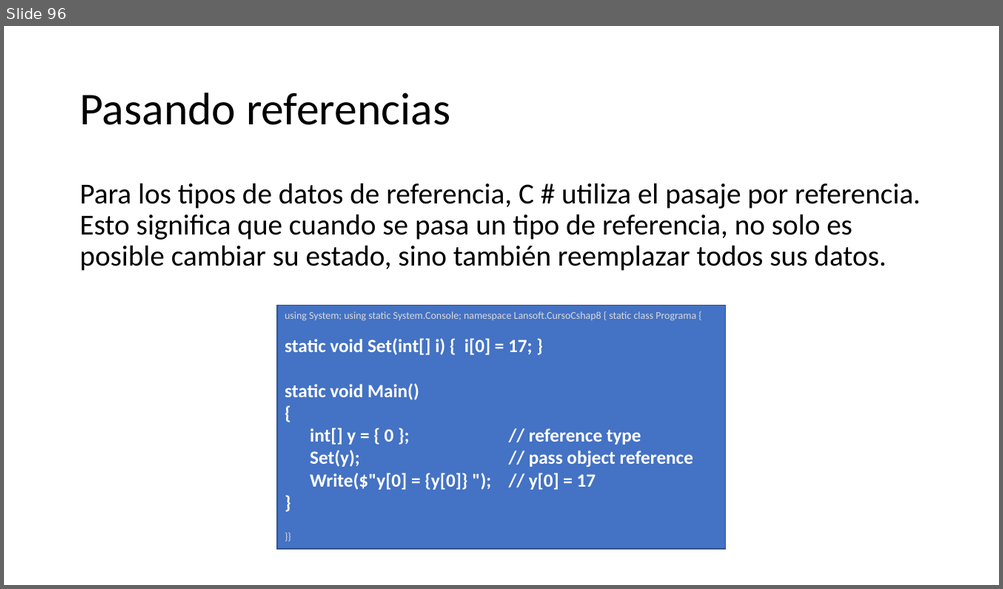
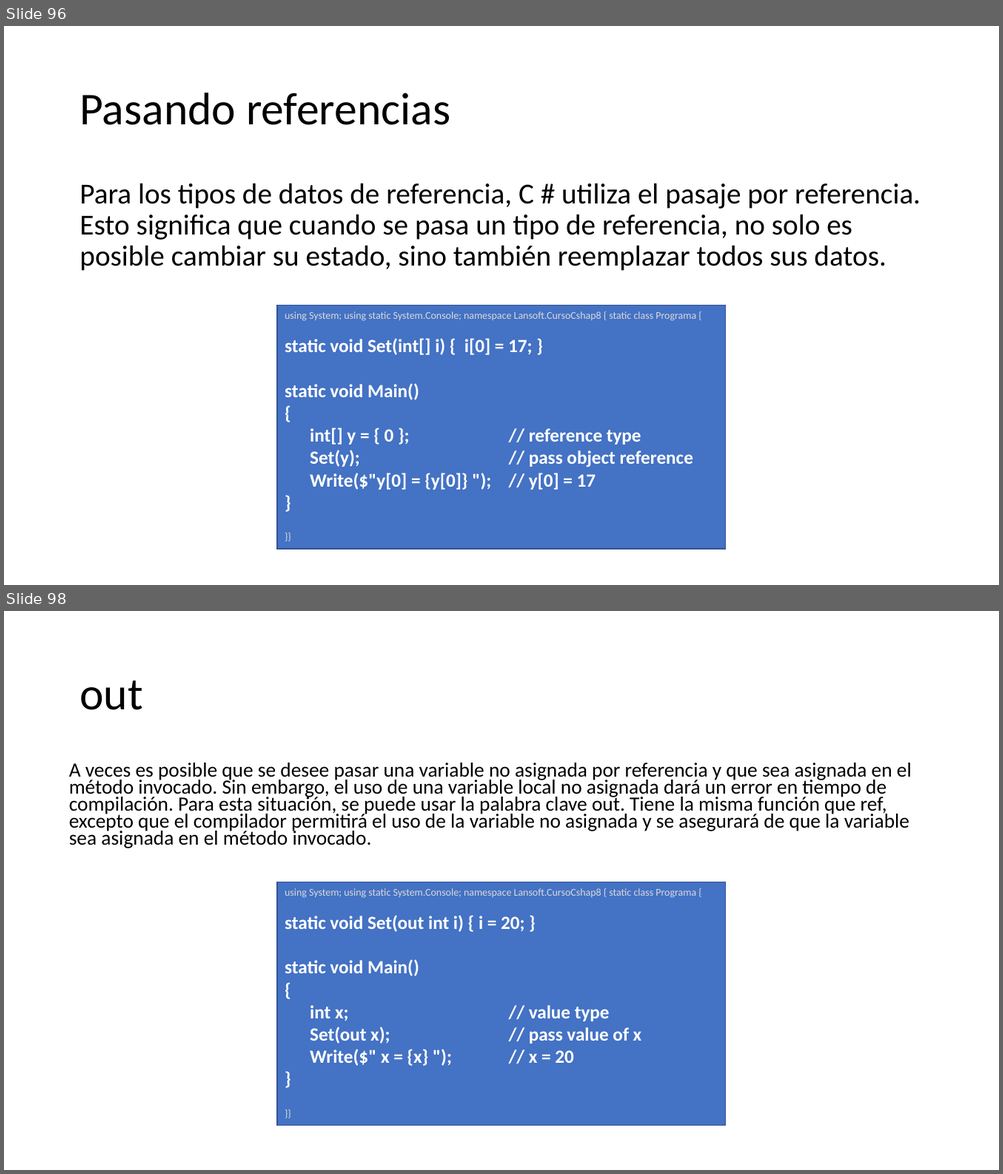
Before and after one commit to AlbertOsinaga/CursoCSharp__8, a slide deck: CSharpQuickReferencia.pptx. Shown one above the other, each under a label of ours: slide 96 before the commit, slides 96 and 98 after it; the slides between them are not shown. The pictures are 1003x589 and 1003x1174 pixels, drawn with LibreOffice and Linux fonts; fonts in the diff are those of the drawing. Boxes give left, top, right and bottom in pixels: in the first picture for what was removed or moved away, otherwise in the second. Text is boxed around its words. In the diff, an @@ line names an element or a change of style, - is before the commit and + after.

Commit message:
V 2020 04 27 100 slides

```diff
--- a/CSharpQuickReferencia.pptx
+++ b/CSharpQuickReferencia.pptx
@@ slide 98 added at (4,611,999,1170), background #FFFFFF @@
@@ title added at (79,681,142,710), 44 pt, text #000000 @@
+out
@@ text added at (69,763,911,849), 19.6 pt, text #000000 @@
+A veces es posible que se desee pasar una variable no asignada por referencia y que sea asignada en el método invocado. Sin embargo, el uso de una variable local no asignada dará un error en tiempo de compilación. Para esta situación, se puede usar la palabra clave out. Tiene la misma función que ref, excepto que el compilador permitirá el uso de la variable no asignada y se asegurará de que la variable sea asignada en el método invocado.
@@ rectangle added at (277,883,726,1126), fill #4472C4, outline #325491 1 pt, 18 pt, text #FFFFFF, bold @@
+using System; using static System.Console; namespace Lansoft.CursoCshap8 { static class Programa {
+static void Set(out int i) { i = 20; }
+static void Main()
+{
+int x; // value type
+Set(out x); // pass value of x
+Write($" x = {x} "); // x = 20
+}
+}}
```
Also in this commit, not shown: 2 slides changed, 1 other slide added, 2 slides removed, 2 other files.
